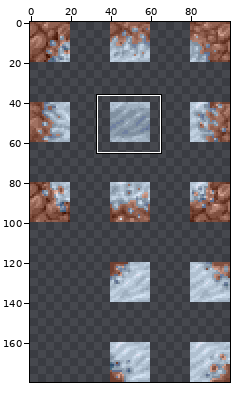
File history of a sprite sheet, assets/terrain/Snw2Mnt.png. The first picture is a wide view before the edit; the outline marks the close-up.
Close-up. Before the commit:
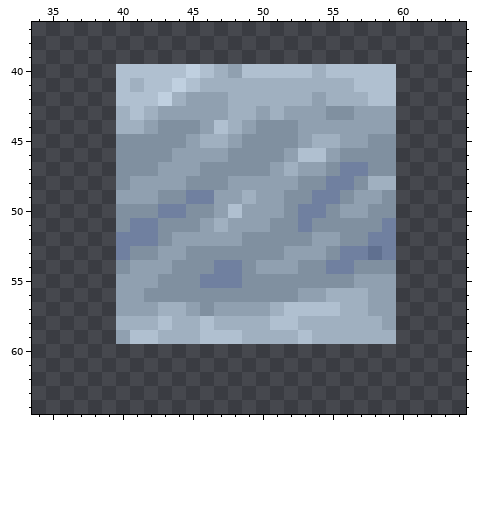
The file is 100x180 pixels. Colours within 5 levels of each other are drawn and written as one. Shown: x 34..64, y 37..64.
After:
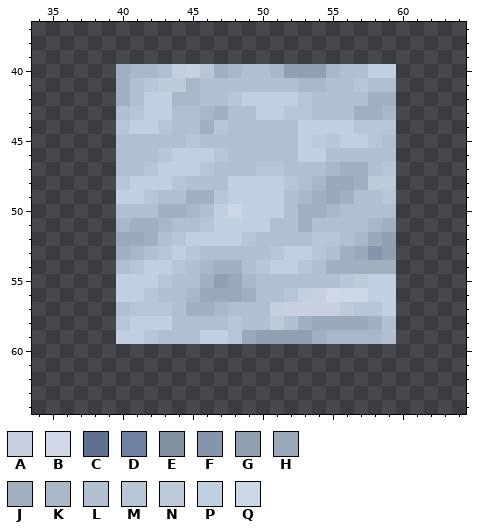
Palette (. is transparent): A #c8cfdf  B #d1d7e7  C #607090  D #7080a0  E #8090a0  F #8595ab  G #90a0b0  H #99a9b9  J #a0b0c0  K #a8b8c8  L #b0c0d0  M #b6c6d6  N #bdcada  P #c0d0e0  Q #cbd6e6
Message: fix snow texture
The exact change:
Changed rows in their new state; - is an unchanged pixel.
first column x 40:
40 JKK-PAM-K--KGGGK--PP
41 JLMNNKLLLLLLLKKLLM--
42 J-P-KKLLMPPPPMLLLLJJ
43 LMPPLLKJLLPPMMLLLJJK
44 MPPMLLJMLLLLLPPPPMMM
45 LLLLLMLLLLLLLPNMPPML
46 LLLMPPPMLLLLLPPLLLLL
47 LLMPPPMLLLMMLLLKJJLM
48 MPPPMLLLPPPPMLKHHJNN
49 PPMLLJJMPPPPLKJHJLLM
50 LLLJJKLPQPPPLJJKLLLL
51 KJJKLLMPPPPLLJLLLLKJ
52 HHJLMPPPPMLLLLMMLKHG
53 JKLMPMLLLLLMPPMLJHFG
54 LMPPMLKJJLMPPMLJJJJJ
55 PPPMLLJGHKLLLLLLMNPP
56 PPMLLKHHHJLLMPABQQPP
57 LMMMLJJKLLLPAAAANMMP
58 MPPPLL-LMLLN--HHHH-L
59 PPMLLLPPMHGGGG-KKKKL
Where, in picture pixels (left, top, right, bottom), the same in both close-ups:
changed: (116, 64, 396, 344)
